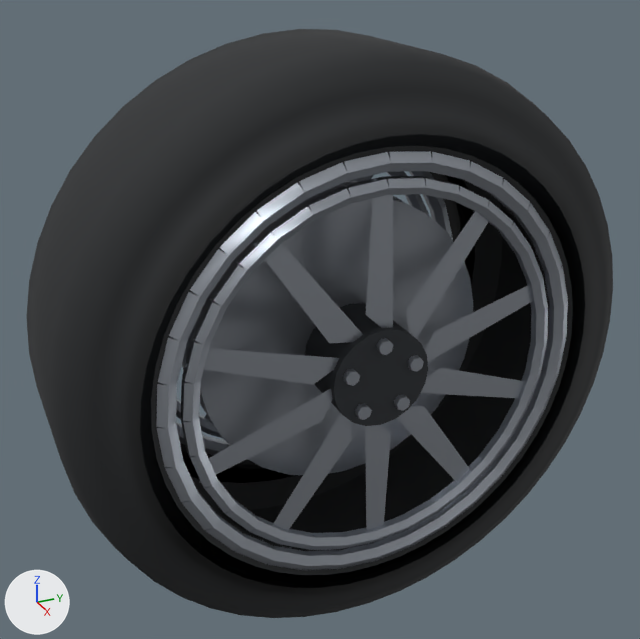
The glTF model assets/models/nightgrid/road_cars/wheel.gltf, before and after one commit.
Camera for both pictures: a camera (50 mm lens) standing at (0.929, -0.433, 0.483) and looking at (-0.011, -0.009, 0.013). The lights are fixed; the arrows at lower left show +X, +Y and +Z. The picture after the commit comes second. Vertices at exactly the same position are counted once.

Objects in the first picture: 'Wheel'.
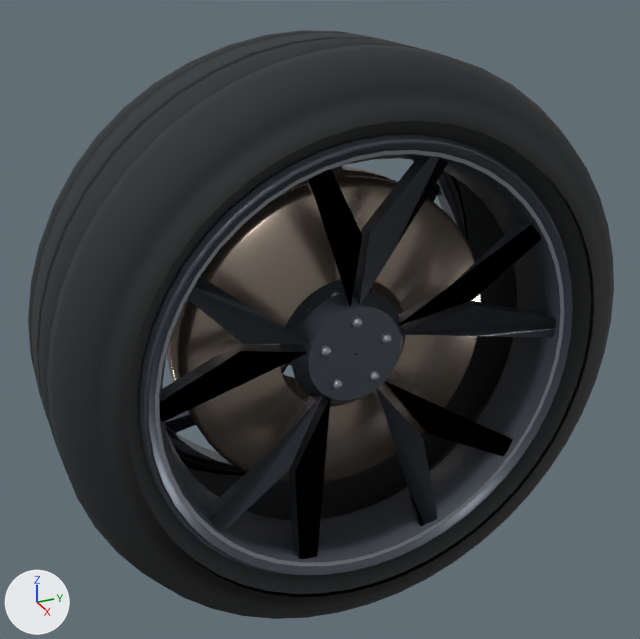
The change in detail:
Material 'Titanium' (mat_titanium) is new.
Its base color is (0.39, 0.32, 0.26) (beige #a8998b).
Its metallic is 0.86.
Its roughness is 0.27.
Material 'ForgedAlloy' (mat_forgedalloy) is new.
Its base color is (0.11, 0.125, 0.151) (dark grey #5d636c).
Its metallic is 0.81.
Its roughness is 0.34.
me_wheel is used by ob_wheel; location (0.0, 0.0, 0.0).
me_wheel had 2132 vertices, 3992 faces and spanned x -0.149..0.149, y -0.359..0.359, z -0.359..0.359.
me_wheel no longer uses material mat_graphite (dark grey #292d31).
me_wheel now has 3000 vertices, 4956 faces and spans x -0.143..0.143, y -0.359..0.359, z -0.359..0.359.
me_wheel part 1: the loose piece of 432 vertices spanning x -0.138..0.141, y -0.359..0.359, z -0.359..0.359 is rebuilt with 960 vertices and now spans x -0.143..0.143, y -0.359..0.359, z -0.359..0.359.
me_wheel part 2: the loose piece of 320 vertices spanning x -0.143..-0.123, y -0.234..0.234, z -0.234..0.234 is rebuilt with 96 vertices and now spans x -0.135..-0.131, y -0.27..0.27, z -0.27..0.27.
me_wheel part 3: the loose piece of 320 vertices spanning x 0.123..0.143, y -0.234..0.234, z -0.234..0.234 is rebuilt with 96 vertices and now spans x 0.131..0.135, y -0.27..0.27, z -0.27..0.27.
me_wheel part 4: the loose piece of 320 vertices spanning x -0.145..-0.121, y -0.262..0.262, z -0.262..0.262 is rebuilt with 288 vertices and now spans x -0.138..-0.063, y -0.277..0.277, z -0.277..0.277, in mat_forgedalloy (dark grey #5d636c).
me_wheel part 5: the loose piece of 320 vertices spanning x 0.121..0.145, y -0.262..0.262, z -0.262..0.262 is rebuilt with 288 vertices and now spans x 0.063..0.138, y -0.277..0.277, z -0.277..0.277, in mat_forgedalloy (dark grey #5d636c).
me_wheel part 6: the loose piece of 60 vertices spanning x 0.023..0.041, y -0.187..0.187, z -0.188..0.188 is rebuilt with 192 vertices and now spans x 0.015..0.041, y -0.205..0.205, z -0.205..0.205, in mat_titanium (beige #a8998b).
me_wheel part 7: the loose piece of 60 vertices spanning x -0.041..-0.023, y -0.187..0.187, z -0.188..0.188 is rebuilt with 192 vertices and now spans x -0.041..-0.015, y -0.205..0.205, z -0.205..0.205, in mat_titanium (beige #a8998b).
me_wheel part 8: 30 loose pieces with 220 vertices, spanning x -0.149..0.149, y -0.227..0.227, z -0.235..0.235, are deleted.
me_wheel part 9: 80 vertices removed from x -0.141..0.141, y -0.061..0.061, z -0.061..0.061; 888 vertices added at x -0.126..0.126, y -0.256..0.256, z -0.242..0.25.
me_wheel gains material mat_titanium (beige #a8998b).
me_wheel gains material mat_forgedalloy (dark grey #5d636c).

Where the change shows, as pixel boxes [x1, y1, x2, y2] in the pictures (640 x 639 px):
'Wheel', reshaped
    before: [26, 29, 613, 618]
    after: [28, 30, 614, 619]
part 1 of me_wheel, rebuilt
    before: [26, 29, 613, 618]
    after: [28, 30, 614, 619]
part 2 of me_wheel, rebuilt (mostly hidden)
    before: [176, 171, 429, 438]
    after: [169, 180, 446, 457]
part 3 of me_wheel, rebuilt (11% wider, 11% taller)
    before: [180, 176, 548, 550]
    after: [155, 150, 564, 566]
part 4 of me_wheel, rebuilt (mostly hidden)
    before: [176, 171, 453, 455]
    after: [165, 159, 465, 472]
part 5 of me_wheel, rebuilt
    before: [156, 151, 568, 570]
    after: [139, 134, 573, 575]
part 6 of me_wheel, rebuilt (10% wider, 11% taller)
    before: [197, 198, 473, 475]
    after: [177, 176, 481, 484]
part 7 of me_wheel, rebuilt (mostly hidden)
    before: [182, 180, 402, 414]
    after: [167, 166, 405, 415]
part 8 of me_wheel, deleted
    before: [185, 175, 532, 530]
part 9 of me_wheel, reshaped
    before: [305, 303, 428, 426]
    after: [159, 156, 556, 559]
